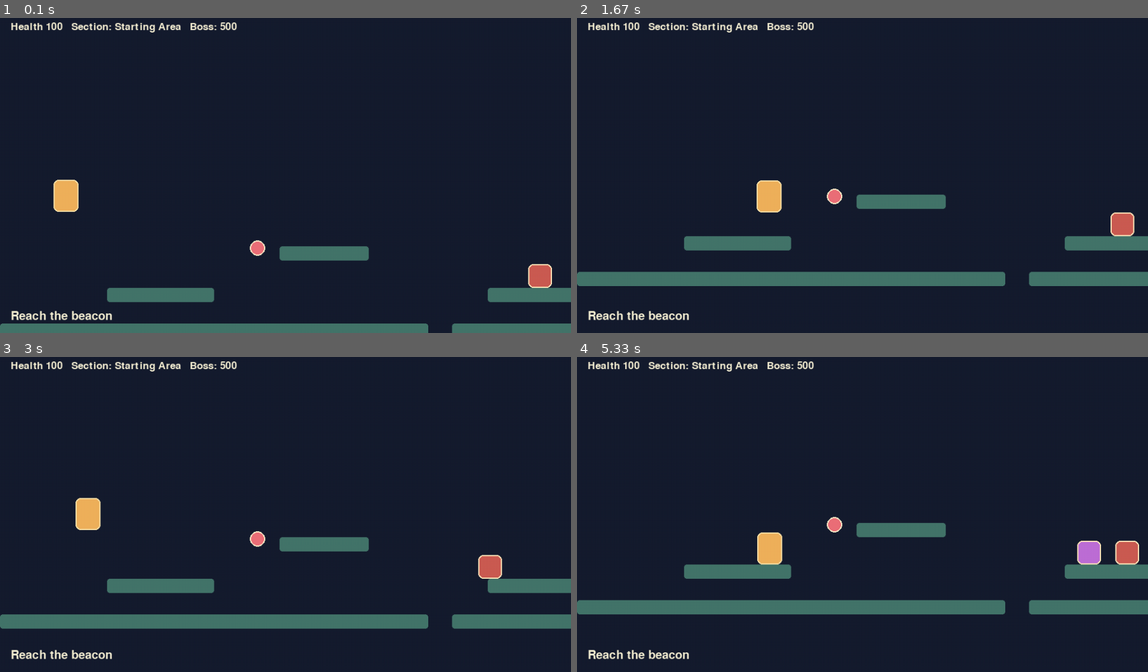
Above: before the commit, frames 1-4 (two rows, left to right).
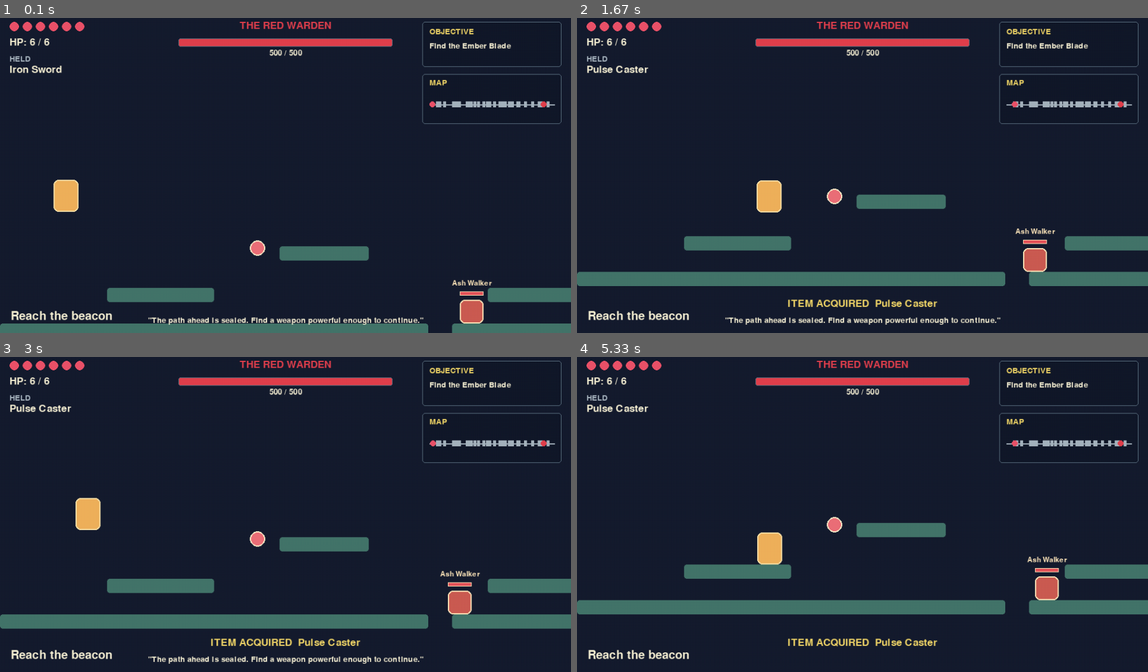
Above: after the commit, the same moments.

Repository: Ayaan-M-Khan/Pygame-Platformer
Game: pygame game, started from main.py
Same seed, same stepped clock (60 frames per second), same inputs: the game is played once before the commit and once after it.
Inputs:
- Up to frame 1 (0.1 s): no input
- Up to frame 2 (1.67 s): hold Z 0.33-0.8 s; hold Right 0.33-0.8 s; hold Right 0.83-1.3 s; tap Space at 0.9, 1.2, 1.4 s; tap 1 at 0.98 s; hold Right from 1.33 s (still down); tap 2 at 1.48 s
- Up to frame 3 (3 s): tap Space at 1.7, 1.9, 2.2, 2.47, 2.77, 2.9 s; release Right at 1.8 s; hold Left 1.83-2.37 s; hold Left 2.4-2.8 s; tap 1 at 2.55 s; hold Right from 2.83 s (still down); tap 2 at 2.98 s
- Up to frame 4 (5.33 s): tap Space at 3.2, 3.9, 4.2, 4.4, 4.7, 4.9, 5.2 s; release Right at 3.47 s; tap Z at 3.5 s; hold Left 3.83-4.3 s; tap 1 at 3.98 s; hold Right 4.33-4.8 s; tap 2 at 4.48 s; hold Right 4.83-5.3 s

The runs differ from the first frame. In frame 1, 4.6% of the frame differs, in the area x 1-99%, y 1-98%; in frame 2, 5.0%; in frame 3, 5.0%; in frame 4, 4.8%.

Commit message:
modified:   __pycache__/enemy.cpython-314.pyc 	modified:   __pycache__/gamevalues.cpython-314.pyc 	modified:   __pycache__/level.cpython-314.pyc 	modified:   __pycache__/main.cpython-314.pyc 	modified:   __pycache__/player.cpython-314.pyc 	new file:   __pycache__/ui.cpython-314.pyc 	new file:   __pycache__/weapon.cpython-314.pyc 	modified:   enemy.py 	modified:   gamevalues.py 	modified:   level.py 	modified:   main.py 	modified:   player.py 	new file:   ui.py 	new file:   weapon.py

Diff:
--- a/enemy.py
+++ b/enemy.py
@@ -14,11 +14,15 @@
         self.rect = pygame.Rect(x, y, *size)
         self.spawn_x = float(x)
         self.health = gv.ENEMY_HEALTH[kind]
+        self.max_health = self.health
+        self.name = gv.ENEMY_NAME[kind]
+        self.is_boss = kind == "boss"
         self.direction = 1
         self.velocity_y = 0.0
         self.jump_timer = gv.JUMPER_INTERVAL
         self.shoot_timer = gv.SHOOTER_INTERVAL
         self.phase = 1
+        self.hit_by_attack = False
 
     @property
     def alive(self):
@@ -28,11 +32,12 @@
         projectile = None
         if self.kind in ("walker", "heavy", "boss"):
             speed = gv.ENEMY_SPEED[self.kind]
-            self.rect.x += round(speed * self.direction * dt)
+            self._move_horizontally(platforms, speed * self.direction * dt)
             if self._past_platform_edge(platforms) or abs(self.rect.centerx - self.spawn_x) > gv.ENEMY_PATROL_DISTANCE[self.kind]:
                 self.direction *= -1
         if self.kind == "jumper":
-            self.rect.x += round((1 if player_rect.centerx > self.rect.centerx else -1) * gv.ENEMY_SPEED["jumper"] * dt)
+            self.direction = 1 if player_rect.centerx > self.rect.centerx else -1
+            self._move_horizontally(platforms, gv.ENEMY_SPEED["jumper"] * self.direction * dt)
             self.jump_timer -= dt
             if self.jump_timer <= 0 and self.rect.bottom >= self._floor_top(platforms):
                 self.velocity_y = -gv.JUMPER_JUMP_FORCE
@@ -54,6 +59,17 @@
             self.phase = 1 if health_ratio > 0.66 else (2 if health_ratio > 0.33 else 3)
         return projectile
 
+    def _move_horizontally(self, platforms, distance):
+        self.rect.x += round(distance)
+        for platform in platforms:
+            if self.rect.colliderect(platform.rect) and self.rect.bottom > platform.rect.top + 2:
+                if distance > 0:
+                    self.rect.right = platform.rect.left
+                else:
+                    self.rect.left = platform.rect.right
+                self.direction *= -1
+                return
+
     def _past_platform_edge(self, platforms):
         feet = self.rect.move(self.direction * 4, 2)
         return not any(platform.active and platform.rect.colliderect(feet) for platform in platforms)
@@ -66,12 +82,15 @@
         rect = self.rect.move(-round(camera_x), -round(camera_y))
         pygame.draw.rect(surface, self.colors[self.kind], rect, border_radius=8)
         pygame.draw.rect(surface, (255, 232, 188), rect, 2, border_radius=8)
-        if self.kind == "boss":
-            bar = pygame.Rect(rect.x, rect.y - 12, rect.width, 7)
-            pygame.draw.rect(surface, (60, 30, 45), bar)
-            fill = bar.copy()
-            fill.width = round(bar.width * max(0, self.health) / gv.ENEMY_HEALTH["boss"])
-            pygame.draw.rect(surface, (245, 80, 105), fill)
+        font = pygame.font.Font(None, 18)
+        label = font.render(self.name, True, (255, 232, 188))
+        surface.blit(label, (rect.centerx - label.get_width() // 2, rect.top - 34))
+        bar = pygame.Rect(rect.x, rect.top - 14, rect.width, 7)
+        pygame.draw.rect(surface, (28, 24, 31), bar)
+        fill = bar.copy()
+        fill.width = round(bar.width * max(0, self.health) / self.max_health)
+        pygame.draw.rect(surface, (231, 83, 89) if not self.is_boss else gv.BOSS_COLOR, fill)
+        pygame.draw.rect(surface, (255, 232, 188), bar, 1)
 
     def take_damage(self, amount):
         self.health -= amount
--- a/gamevalues.py
+++ b/gamevalues.py
@@ -24,6 +24,7 @@
 PLAYER_WIDTH = 42
 PLAYER_HEIGHT = 54
 PLAYER_HEALTH = 100
+PLAYER_HEART_COUNT = 6
 
 PLAYER_MAX_SPEED = 300.0
 PLAYER_ACCELERATION = 2200.0
@@ -49,6 +50,7 @@
 SHOOTER_INTERVAL = 2.0
 ENEMY_PROJECTILE_SPEED = 300.0
 ENEMY_PROJECTILE_DAMAGE = 12
+ENEMY_NAME = {"walker": "Ash Walker", "jumper": "Gale Hopper", "shooter": "Cinder Sentry", "heavy": "Stone Brute", "boss": "THE RED WARDEN"}
 
 POWERUP_SIZE = 26
 POWERUP_DURATION = 8.0
@@ -57,10 +59,37 @@
 PROJECTILE_SPEED = 650.0
 PROJECTILE_DAMAGE = 20
 PROJECTILE_COOLDOWN = 0.25
+PROJECTILE_RANGE = 700
+PROJECTILE_KNOCKBACK = 4
+SWORD_DAMAGE = 20
+SWORD_RANGE = 70
+SWORD_COOLDOWN = 400
+SWORD_KNOCKBACK = 8
+SWORD_ATTACK_TIME = 150
+EMBER_BLADE_DAMAGE = 36
+STORM_BOW_DAMAGE = 28
+STORM_BOW_COOLDOWN = 180
+STORM_BOW_RANGE = 900
+STORM_BOW_KNOCKBACK = 6
+CHEST_WIDTH = 54
+CHEST_HEIGHT = 34
 CONTACT_DAMAGE = 20
 HAZARD_DAMAGE = 30
 BREAKABLE_PLATFORM_DELAY = 0.65
 PLAYER_INVULNERABILITY_TIME = 0.8
 RESPAWN_POSITION = START_POSITION
 
+UI_FONT_SIZE = 26
+UI_SMALL_FONT_SIZE = 20
+UI_TEXT = (245, 239, 211)
+UI_MUTED = (166, 179, 190)
+UI_ACCENT = (240, 214, 104)
+UI_PANEL = (19, 25, 42)
+UI_BORDER = (91, 112, 129)
+UI_BAR_BACKGROUND = (45, 28, 36)
+HEART_COLOR = (235, 83, 105)
+HEART_EMPTY_COLOR = (79, 55, 66)
+BOSS_COLOR = (225, 65, 78)
+STORY_MESSAGE_DURATION = 3.0
+
 level = 0
--- a/level.py
+++ b/level.py
@@ -2,6 +2,7 @@
 import math
 import pygame
 import gamevalues as gv
+from weapon import WeaponChest
 
 # Create Platform Classes to manange different platforms and the level structure
 class Platform:
@@ -87,6 +88,10 @@
             (2640, 250, "double_jump"),
             (3440, 390, "shield"),
         ]
+        self.weapon_chests = [
+            WeaponChest(1180, 456, "ember_blade"),
+            WeaponChest(3420, 416, "storm_bow"),
+        ]
         self.goal = pygame.Rect(4880, 500, 60, 180)
 
     def _create_platforms(self):
--- a/main.py
+++ b/main.py
@@ -7,6 +7,7 @@
 from level import Level
 from player import Player
 from powerup import create_powerups
+from ui import ObjectiveManager, draw_bar, draw_hud
 
 #Create the Camera angle for the player using the camera class and player values
 class Camera:
@@ -23,20 +24,13 @@
 		self.y += (max(0, min(max_y, target_y)) - self.y) * min(1, dt * 7)
 
 
-def spawn_projectile(player, direction):
+def spawn_projectile(player, direction, damage=gv.PROJECTILE_DAMAGE):
 	return {
 		"rect": pygame.Rect(player.rect.centerx, player.rect.centery - 4, 16, 8),
 		"velocity": direction * gv.PROJECTILE_SPEED,
 		"damage": gv.PROJECTILE_DAMAGE,
 		"owner": "player",
 	}
-
-
-def draw_hud(surface, player, level, enemies):
-	font = pygame.font.Font(None, 26)
-	section = level.section_at(player.rect.centerx).title()
-	text = f"Health {player.health}   Section: {section}   Boss: {max(0, next((enemy.health for enemy in enemies if enemy.kind == 'boss'), 0))}"
-	surface.blit(font.render(text, True, (245, 239, 211)), (18, 16))
 
 
 #Main Game Loop
@@ -50,6 +44,7 @@
 	player.x, player.y = gv.RESPAWN_POSITION
 	enemies = create_enemies(level.enemy_spawns)
 	powerups = create_powerups(level.powerup_spawns)
+	objective = ObjectiveManager()
 	projectiles = []
 	camera = Camera()
 	shoot_cooldown = 0.0
@@ -63,6 +58,25 @@
 		for event in pygame.event.get():
 			if event.type == pygame.QUIT:
 				running = False
+			elif event.type == pygame.KEYDOWN:
+				if event.key == pygame.K_1:
+					player.equip_weapon("Iron Sword")
+				elif event.key == pygame.K_2:
+					if not player.equip_weapon("Pulse Caster") and not player.equip_weapon("Storm Bow"):
+						player.item_message = "No ranged weapon"
+						player.item_message_timer = 1.0
+				elif event.key == pygame.K_z:
+					attack = player.attack(pygame.time.get_ticks())
+					if attack and attack["kind"] == "ranged":
+						projectiles.append(spawn_projectile(player, attack["direction"], attack["damage"]))
+				elif event.key == pygame.K_e:
+					for chest in level.weapon_chests:
+						if chest.rect.inflate(50, 40).colliderect(player.rect):
+							weapon = chest.open(player)
+							if weapon:
+								objective.complete("Reach the ancient ruins", f"The {weapon.name} answers your hand. The ruins lie ahead.")
+								message = f"ITEM ACQUIRED  {weapon.name}"
+							break
 
 		keys = pygame.key.get_pressed()
 		level.update(dt)
@@ -70,13 +84,9 @@
 		player.rect.left = max(0, player.rect.left)
 		player.rect.right = min(level.width, player.rect.right)
 		shoot_cooldown = max(0.0, shoot_cooldown - dt)
-		if keys[pygame.K_x] and shoot_cooldown <= 0:
-			direction = -1 if keys[pygame.K_LEFT] else 1
-			projectiles.append(spawn_projectile(player, direction))
-			shoot_cooldown = gv.PROJECTILE_COOLDOWN
-
 		for enemy in enemies:
 			if enemy.alive:
+				enemy.hit_by_attack = False
 				enemy_projectile = enemy.update(dt, level.collision_rects(), player.rect)
 				if enemy_projectile is not None:
 					projectiles.append(enemy_projectile)
@@ -86,6 +96,10 @@
 					else:
 						player.health -= gv.CONTACT_DAMAGE
 					player.invulnerability_timer = gv.PLAYER_INVULNERABILITY_TIME
+				if player.attack_effect and player.attack_effect["rect"].colliderect(enemy.rect) and not enemy.hit_by_attack:
+					enemy.take_damage(player.attack_effect["damage"])
+					enemy.rect.x += player.attack_effect["knockback"] * player.facing
+					enemy.hit_by_attack = True
 
 		for platform in level.platforms:
 			if platform.kind == "breakable" and platform.active and player.rect.bottom == platform.rect.top and player.rect.colliderect(platform.rect):
@@ -122,6 +136,10 @@
 				elif powerup.kind == "shield":
 					player.shield_charges += 2
 				message = f"Collected {powerup.kind.replace('_', ' ')}"
+		objective.update(dt)
+		for chest in level.weapon_chests:
+			if chest.opened and objective.current == "Find the Ember Blade":
+				objective.complete("Reach the ancient ruins", "The new weapon is ready. Push toward the ancient ruins.")
 
 		if player.y > level.height + 100 or player.health <= 0:
 			player.x, player.y = gv.RESPAWN_POSITION
@@ -129,12 +147,18 @@
 			player.health = gv.PLAYER_HEALTH
 
 		boss_alive = any(enemy.alive and enemy.kind == "boss" for enemy in enemies)
+		if player.rect.centerx >= 3000 and objective.current == "Reach the ancient ruins":
+			objective.complete("Defeat the Red Warden", "The arena guardian has awakened. Break through its crimson guard.")
+		if not boss_alive and objective.current == "Defeat the Red Warden":
+			objective.complete("Reach the beacon", "The guardian falls. Carry the ember light to the beacon.")
 		if player.rect.colliderect(level.goal) and not boss_alive:
 			message = "Beacon reached - level complete!"
 		camera.follow(player.rect, level, dt)
 
 		screen.fill(gv.BACKGROUND_COLOR)
 		level.draw(screen, camera.x, camera.y)
+		for chest in level.weapon_chests:
+			chest.draw(screen, camera.x, camera.y)
 		for powerup in powerups:
 			powerup.draw(screen, camera.x, camera.y)
 		for enemy in enemies:
@@ -142,8 +166,11 @@
 				enemy.draw(screen, camera.x, camera.y)
 		for projectile in projectiles:
 			pygame.draw.rect(screen, (255, 235, 130), projectile["rect"].move(-round(camera.x), -round(camera.y)))
+		if player.attack_effect:
+			attack_rect = player.attack_effect["rect"].move(-round(camera.x), -round(camera.y))
+			pygame.draw.rect(screen, (246, 215, 126), attack_rect, 3)
 		player.draw(screen, camera.x, camera.y)
-		draw_hud(screen, player, level, enemies)
+		draw_hud(screen, player, level, enemies, objective, pygame.time.get_ticks())
 		font = pygame.font.Font(None, 30)
 		screen.blit(font.render(message, True, (245, 239, 211)), (18, gv.SCREEN_HEIGHT - 38))
 		pygame.display.flip()
--- a/player.py
+++ b/player.py
@@ -1,6 +1,7 @@
 #Imort statements
 import gamevalues as gv
 import pygame
+from weapon import Weapon, create_weapon
 
 #Create Player Class
 class Player:
@@ -38,6 +39,12 @@
         self.dash_cooldown = 0.0
         self.shield_charges = 0
         self.invulnerability_timer = 0.0
+        self.facing = 1
+        self.weapons = [create_weapon("sword"), create_weapon("ranged")]
+        self.current_weapon = self.weapons[0]
+        self.attack_effect = None
+        self.item_message = "Iron Sword"
+        self.item_message_timer = 0.0
 
     #Define properties for the x and y coordinates of the player, allowing for easy access and modification of the player's position
     @property
@@ -61,6 +68,7 @@
         dt = min(max(dt, 0.0), 0.05)
         self.dash_cooldown = max(0.0, self.dash_cooldown - dt)
         self.invulnerability_timer = max(0.0, self.invulnerability_timer - dt)
+        self.item_message_timer = max(0.0, self.item_message_timer - dt)
         was_on_ground = self.on_ground
         self.on_ground = False
 
@@ -75,6 +83,8 @@
             self.jump_buffer_timer = max(0.0, self.jump_buffer_timer - dt)
 
         horizontal_input = int(keys[pygame.K_RIGHT]) - int(keys[pygame.K_LEFT])
+        if horizontal_input:
+            self.facing = horizontal_input
         acceleration = gv.PLAYER_ACCELERATION if was_on_ground else gv.PLAYER_AIR_ACCELERATION
         if horizontal_input:
             self.vel_x += horizontal_input * acceleration * dt
@@ -109,6 +119,27 @@
 
         self._move_horizontally(platforms, self.vel_x * dt)
         self._move_vertically(platforms, self.vel_y * dt)
+        if self.attack_effect and pygame.time.get_ticks() >= self.attack_effect["expires"]:
+            self.attack_effect = None
+
+    def add_weapon(self, weapon):
+        self.weapons = [existing for existing in self.weapons if existing.name != weapon.name]
+        self.weapons.append(weapon)
+
+    def equip_weapon(self, name):
+        for weapon in self.weapons:
+            if weapon.name == name:
+                self.current_weapon = weapon
+                self.item_message = weapon.name
+                self.item_message_timer = 2.5
+                return True
+        return False
+
+    def attack(self, now):
+        attack = self.current_weapon.attack(self, now)
+        if attack and attack["kind"] == "melee":
+            self.attack_effect = attack
+        return attack
 
     def _move_horizontally(self, platforms, distance):
         previous_bottom = self.rect.bottom
--- /dev/null
+++ b/ui.py
@@ -0,0 +1,78 @@
+import pygame
+
+import gamevalues as gv
+
+
+class ObjectiveManager:
+    def __init__(self):
+        self.current = "Find the Ember Blade"
+        self.story = "The path ahead is sealed. Find a weapon powerful enough to continue."
+        self.story_timer = gv.STORY_MESSAGE_DURATION
+
+    def complete(self, objective, story):
+        if self.current != objective:
+            self.current = objective
+            self.story = story
+            self.story_timer = gv.STORY_MESSAGE_DURATION
+
+    def update(self, dt):
+        self.story_timer = max(0.0, self.story_timer - dt)
+
+
+def draw_bar(surface, rect, value, maximum, fill_color):
+    pygame.draw.rect(surface, gv.UI_BAR_BACKGROUND, rect, border_radius=3)
+    fill = rect.copy()
+    fill.width = round(rect.width * max(0, min(value / maximum, 1))) if maximum else 0
+    pygame.draw.rect(surface, fill_color, fill, border_radius=3)
+    pygame.draw.rect(surface, gv.UI_BORDER, rect, 1, border_radius=3)
+
+
+def draw_hud(surface, player, level, enemies, objective, now):
+    font = pygame.font.Font(None, gv.UI_FONT_SIZE)
+    small = pygame.font.Font(None, gv.UI_SMALL_FONT_SIZE)
+    hearts = round(player.health / gv.PLAYER_HEALTH * gv.PLAYER_HEART_COUNT)
+    for index in range(gv.PLAYER_HEART_COUNT):
+        color = gv.HEART_COLOR if index < hearts else gv.HEART_EMPTY_COLOR
+        pygame.draw.circle(surface, color, (24 + index * 22, 24), 8)
+    surface.blit(font.render(f"HP: {hearts} / {gv.PLAYER_HEART_COUNT}", True, gv.UI_TEXT), (16, 42))
+    surface.blit(small.render("HELD", True, gv.UI_MUTED), (16, 72))
+    surface.blit(font.render(player.current_weapon.name, True, gv.UI_TEXT), (16, 88))
+    if player.shield_charges:
+        surface.blit(small.render(f"Shield charges: {player.shield_charges}", True, gv.UI_ACCENT), (16, 116))
+
+    panel = pygame.Rect(gv.SCREEN_WIDTH - 250, 16, 234, 76)
+    pygame.draw.rect(surface, gv.UI_PANEL, panel, border_radius=5)
+    pygame.draw.rect(surface, gv.UI_BORDER, panel, 1, border_radius=5)
+    surface.blit(small.render("OBJECTIVE", True, gv.UI_ACCENT), (panel.x + 12, panel.y + 10))
+    surface.blit(small.render(objective.current, True, gv.UI_TEXT), (panel.x + 12, panel.y + 34))
+
+    map_rect = pygame.Rect(gv.SCREEN_WIDTH - 250, 104, 234, 84)
+    pygame.draw.rect(surface, gv.UI_PANEL, map_rect, border_radius=5)
+    pygame.draw.rect(surface, gv.UI_BORDER, map_rect, 1, border_radius=5)
+    surface.blit(small.render("MAP", True, gv.UI_ACCENT), (map_rect.x + 12, map_rect.y + 8))
+    map_y = map_rect.y + 51
+    pygame.draw.line(surface, gv.UI_MUTED, (map_rect.x + 12, map_y), (map_rect.right - 12, map_y), 2)
+    for platform in level.platforms:
+        if platform.rect.width > 120:
+            x = map_rect.x + 12 + round(platform.rect.centerx / level.width * (map_rect.width - 24))
+            pygame.draw.rect(surface, gv.UI_MUTED, (x, map_y - 5, 5, 10))
+    player_x = map_rect.x + 12 + round(player.rect.centerx / level.width * (map_rect.width - 24))
+    pygame.draw.circle(surface, gv.HEART_COLOR, (player_x, map_y), 5)
+    boss_x = map_rect.x + 12 + round(4580 / level.width * (map_rect.width - 24))
+    pygame.draw.circle(surface, gv.BOSS_COLOR, (boss_x, map_y), 5)
+
+    boss = next((enemy for enemy in enemies if enemy.is_boss and enemy.alive), None)
+    if boss:
+        title = font.render(boss.name, True, gv.BOSS_COLOR)
+        surface.blit(title, (gv.SCREEN_WIDTH // 2 - title.get_width() // 2, 14))
+        bar = pygame.Rect(gv.SCREEN_WIDTH // 2 - 180, 44, 360, 14)
+        draw_bar(surface, bar, boss.health, boss.max_health, gv.BOSS_COLOR)
+        text = small.render(f"{max(0, boss.health)} / {boss.max_health}", True, gv.UI_TEXT)
+        surface.blit(text, (gv.SCREEN_WIDTH // 2 - text.get_width() // 2, 62))
+
+    if objective.story_timer > 0:
+        story = small.render(f'"{objective.story}"', True, gv.UI_TEXT)
+        surface.blit(story, (gv.SCREEN_WIDTH // 2 - story.get_width() // 2, gv.SCREEN_HEIGHT - 28))
+    if player.item_message_timer > 0:
+        acquired = font.render(f"ITEM ACQUIRED  {player.item_message}", True, gv.UI_ACCENT)
+        surface.blit(acquired, (gv.SCREEN_WIDTH // 2 - acquired.get_width() // 2, gv.SCREEN_HEIGHT - 58))
--- /dev/null
+++ b/weapon.py
@@ -0,0 +1,60 @@
+import pygame
+
+import gamevalues as gv
+
+
+class Weapon:
+    def __init__(self, name, damage, cooldown, range, knockback, kind="melee"):
+        self.name = name
+        self.damage = damage
+        self.cooldown = cooldown
+        self.range = range
+        self.knockback = knockback
+        self.kind = kind
+        self.last_attack = -cooldown
+
+    def ready(self, now):
+        return now - self.last_attack >= self.cooldown
+
+    def attack(self, player, now):
+        if not self.ready(now):
+            return None
+        self.last_attack = now
+        if self.kind == "melee":
+            x = player.rect.right if player.facing > 0 else player.rect.left - self.range
+            return {"kind": "melee", "rect": pygame.Rect(x, player.rect.centery - 24, self.range, 48), "damage": self.damage, "knockback": self.knockback, "expires": now + gv.SWORD_ATTACK_TIME}
+        return {"kind": "ranged", "direction": player.facing, "damage": self.damage, "knockback": self.knockback}
+
+
+class WeaponChest:
+    def __init__(self, x, y, weapon_id):
+        self.rect = pygame.Rect(x, y, gv.CHEST_WIDTH, gv.CHEST_HEIGHT)
+        self.weapon_id = weapon_id
+        self.opened = False
+
+    def open(self, player):
+        if self.opened:
+            return None
+        self.opened = True
+        weapon = create_weapon(self.weapon_id)
+        player.add_weapon(weapon)
+        player.equip_weapon(weapon.name)
+        return weapon
+
+    def draw(self, surface, camera_x, camera_y):
+        rect = self.rect.move(-round(camera_x), -round(camera_y))
+        body = (82, 55, 42) if not self.opened else (125, 91, 57)
+        pygame.draw.rect(surface, body, rect, border_radius=4)
+        pygame.draw.rect(surface, (238, 188, 83), rect, 2, border_radius=4)
+        lid = rect.move(0, -8 if self.opened else 0)
+        pygame.draw.line(surface, (238, 188, 83), lid.midtop, lid.midright, 2)
+
+
+def create_weapon(weapon_id):
+    if weapon_id == "ember_blade":
+        return Weapon("Ember Blade", gv.EMBER_BLADE_DAMAGE, gv.SWORD_COOLDOWN, gv.SWORD_RANGE, gv.SWORD_KNOCKBACK)
+    if weapon_id == "storm_bow":
+        return Weapon("Storm Bow", gv.STORM_BOW_DAMAGE, gv.STORM_BOW_COOLDOWN, gv.STORM_BOW_RANGE, gv.STORM_BOW_KNOCKBACK, "ranged")
+    if weapon_id == "ranged":
+        return Weapon("Pulse Caster", gv.PROJECTILE_DAMAGE, gv.PROJECTILE_COOLDOWN * 1000, gv.PROJECTILE_RANGE, gv.PROJECTILE_KNOCKBACK, "ranged")
+    return Weapon("Iron Sword", gv.SWORD_DAMAGE, gv.SWORD_COOLDOWN, gv.SWORD_RANGE, gv.SWORD_KNOCKBACK)
